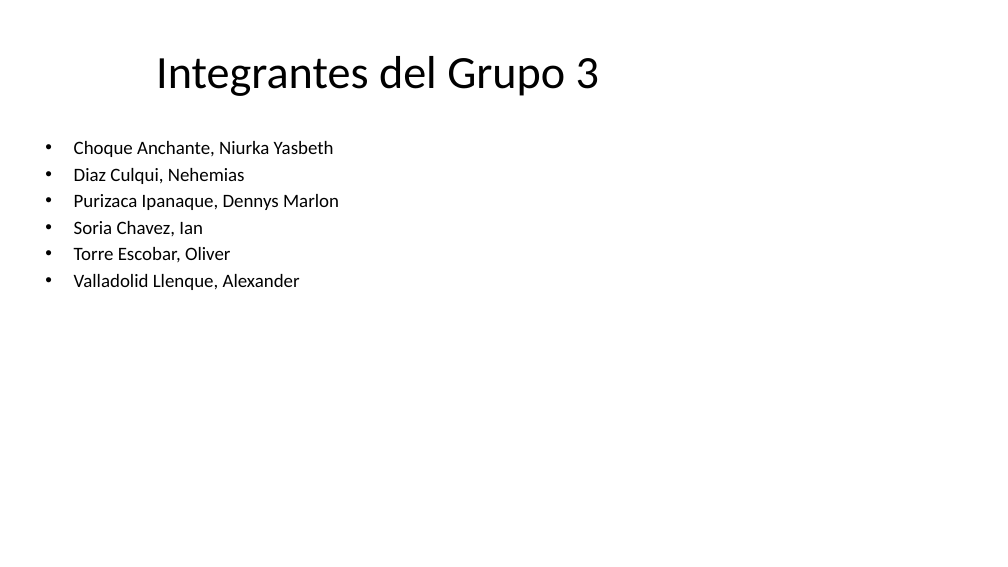
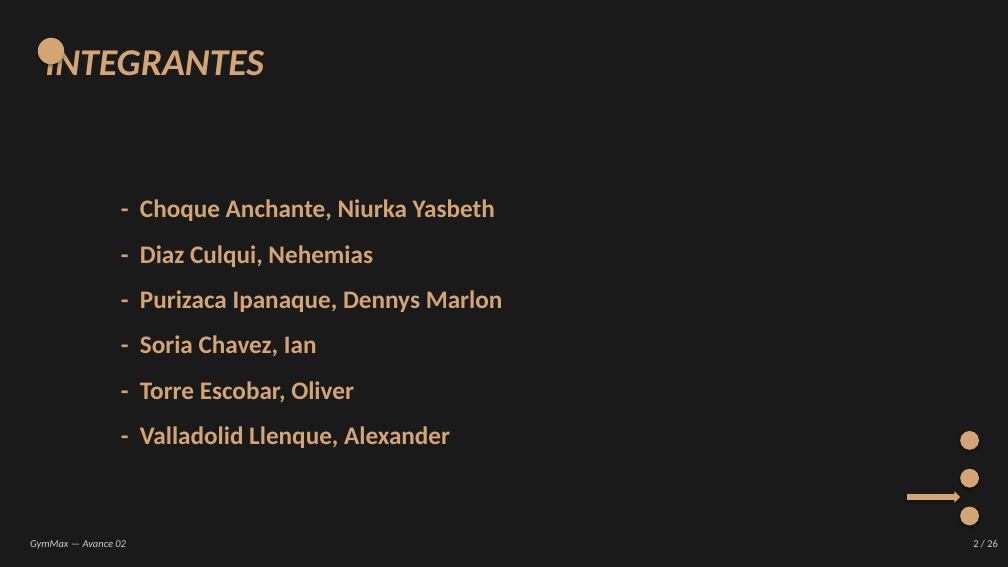
Before and after one commit to DPI9/gymmax-grupo3, a slide deck: slide 2 of Avance02/GymMax_Avance02.pptx. Drawn at 1008x567 pixels with LibreOffice and Linux fonts; fonts in the diff are those of the drawing. Boxes give left, top, right and bottom in pixels: in the first picture for what was removed or moved away, otherwise in the second. Text is boxed around its words. In the diff, an @@ line names an element or a change of style, - is before the commit and + after.

Commit message:
Mejorar PowerPoint con estilo visual del Avance 01 (fondo negro, beige, italic)

```diff
--- a/Avance02/GymMax_Avance02.pptx
+++ b/Avance02/GymMax_Avance02.pptx
@@ background #FFFFFF to #1A1A1A @@
@@ ellipse added at (38, 38, 64, 64), fill #D4A574 @@
@@ text at (45, 44, 264, 76): text changed; size 44 to 36 pt; text colour #000000 to #D4A574; bold on; italic on @@
-Integrantes del Grupo 3
+INTEGRANTES
@@ text "INTEGRANTES" at (45, 44, 264, 76): vertical alignment middle to top @@
@@ text at (140, 199, 503, 448): text changed; size 18 to 24 pt; text colour #000000 to #D4A574; bold on @@
-• Choque Anchante, Niurka Yasbeth
-• Diaz Culqui, Nehemias
-• Purizaca Ipanaque, Dennys Marlon
-• Soria Chavez, Ian
-• Torre Escobar, Oliver
-• Valladolid Llenque, Alexander
+- Choque Anchante, Niurka Yasbeth
+- Diaz Culqui, Nehemias
+- Purizaca Ipanaque, Dennys Marlon
+- Soria Chavez, Ian
+- Torre Escobar, Oliver
+- Valladolid Llenque, Alexander
@@ ellipse added at (960, 431, 979, 450), fill #D4A574 @@
@@ ellipse added at (960, 469, 979, 488), fill #D4A574 @@
@@ right arrow added at (907, 492, 960, 503), fill #D4A574 @@
@@ ellipse added at (960, 507, 979, 526), fill #D4A574 @@
@@ text added at (30, 540, 126, 549), 10 pt, text #CCCCCC, italic @@
+GymMax — Avance 02
@@ text added at (973, 540, 998, 547), 10 pt, text #CCCCCC @@
+2 / 26
```
Also in this commit, not shown: 19 other slides changed, 6 slides added, 6 slides removed, 4 other files.
